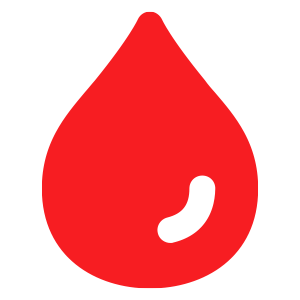
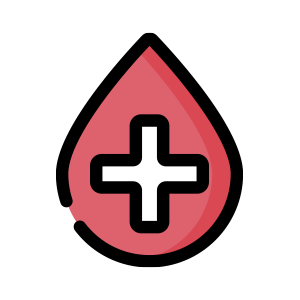
Layers edited between the first and the second 300×300 image:
added layer "Layer 6" above "Layer 5" over [55, 32, 243, 268]
hid "Layer 3" over [42, 11, 258, 289]
